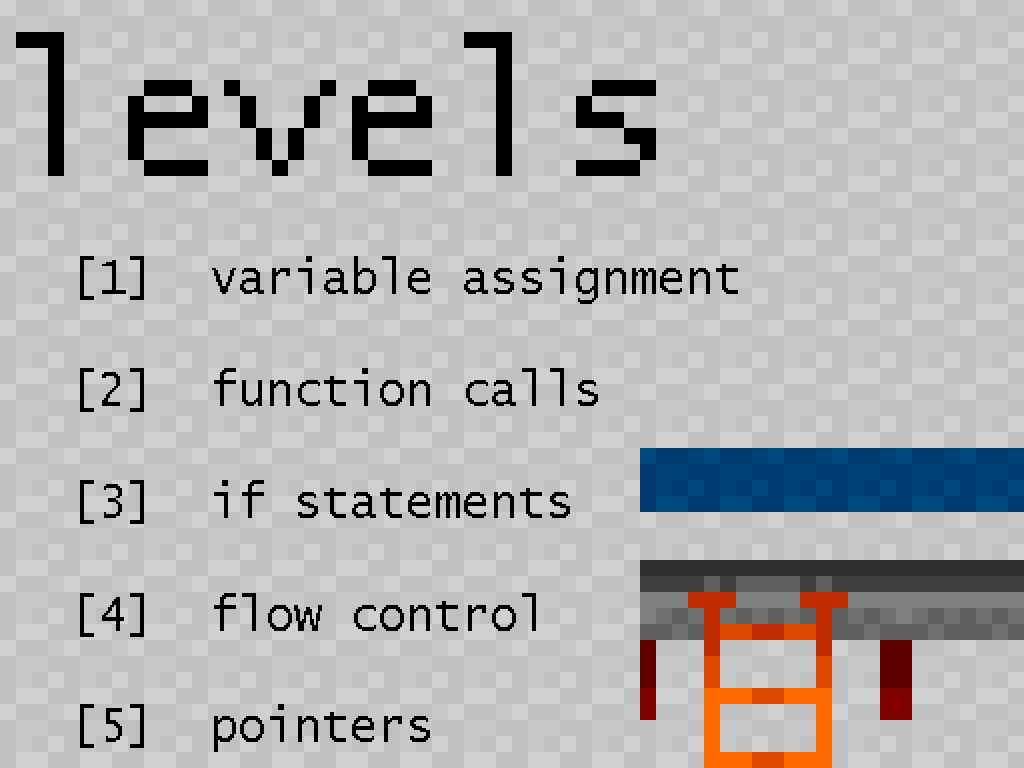
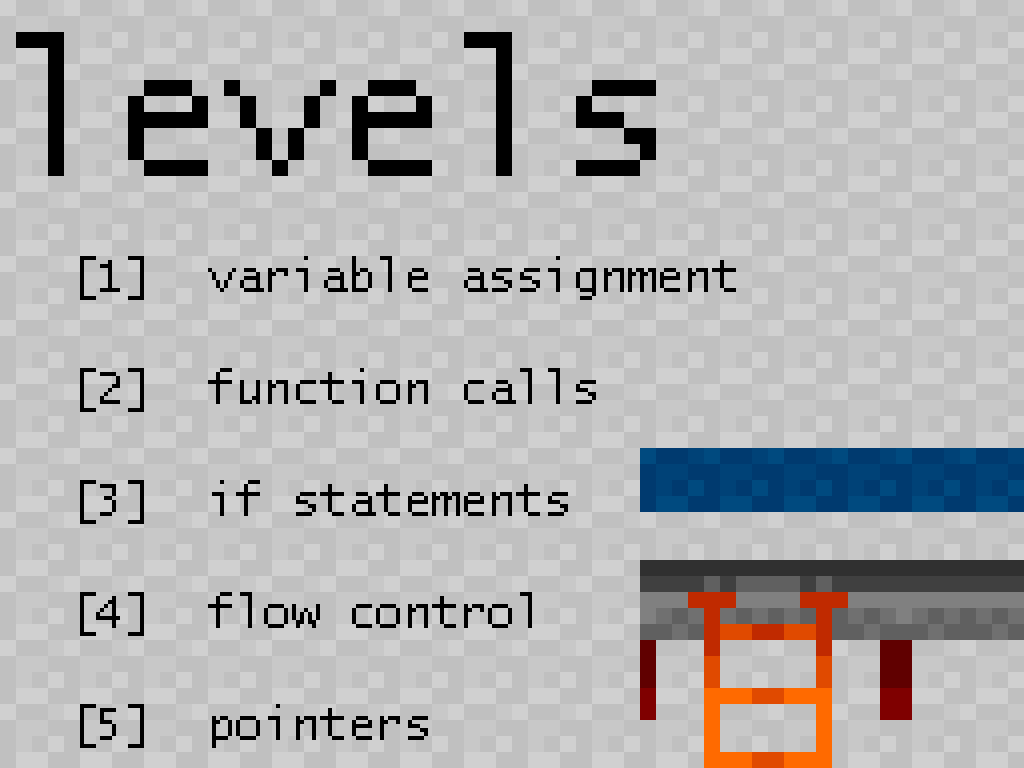
Before/after of a 1024×768 layered artwork. What changed in the layer stack:
painted on "keys" over [80, 256, 738, 752]
